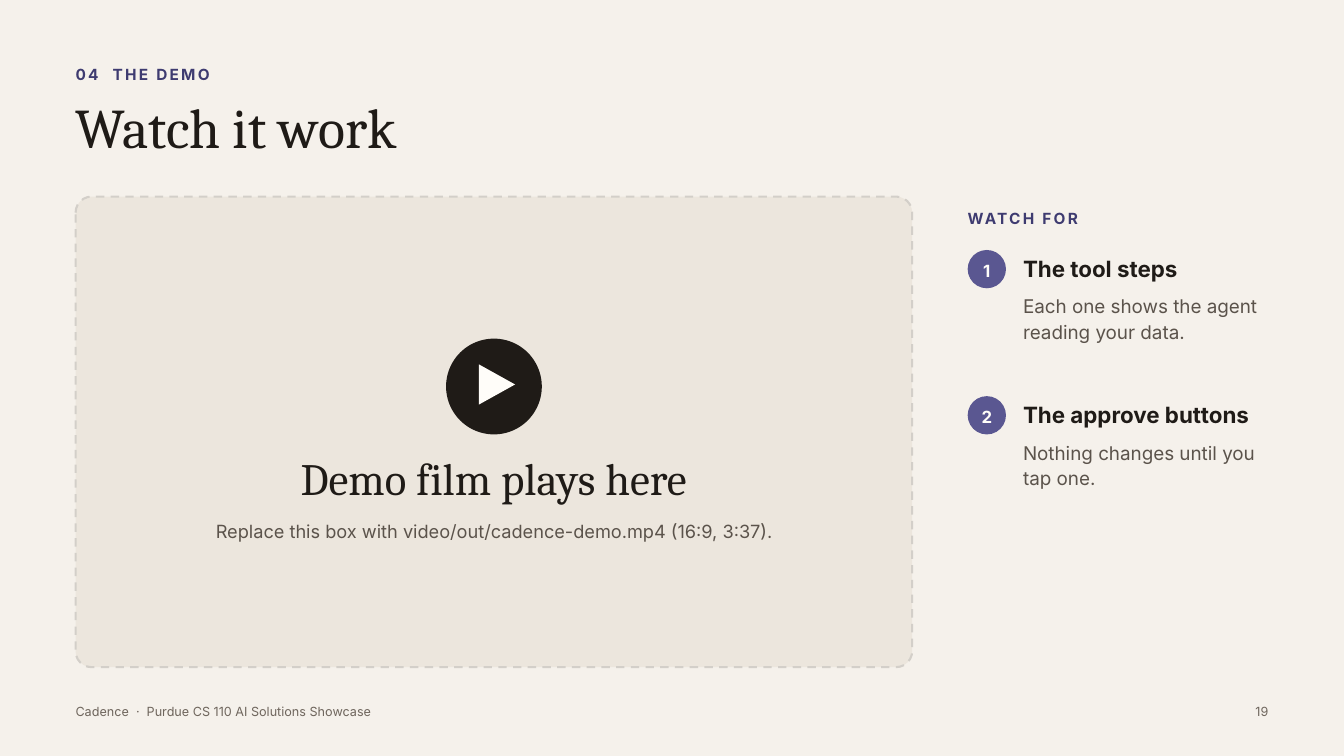
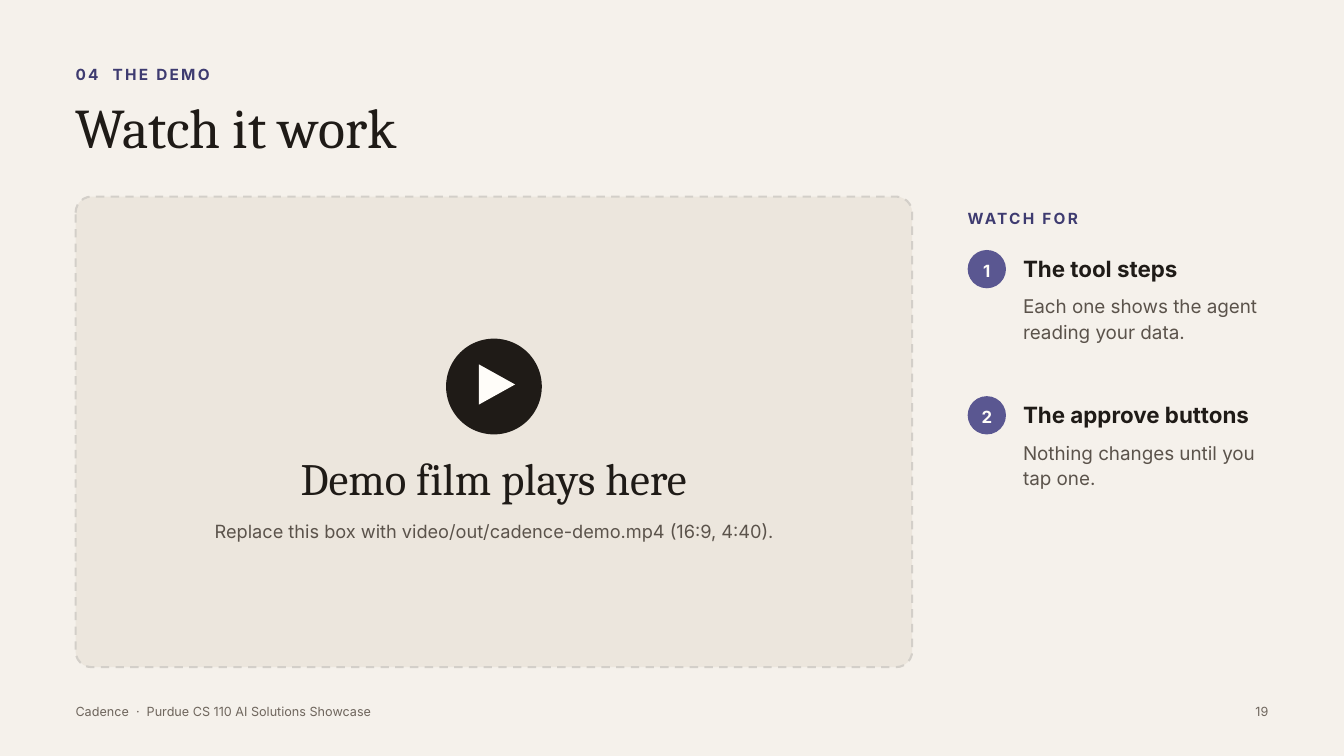
Before and after one commit to tarushvkodes/cadence, a slide deck: slide 19 of deck/Cadence-Capstone.pptx. Drawn at 1344x756 pixels with LibreOffice and Linux fonts; fonts in the diff are those of the drawing. Boxes give left, top, right and bottom in pixels: in the first picture for what was removed or moved away, otherwise in the second. Text is boxed around its words. In the diff, an @@ line names an element or a change of style, - is before the commit and + after.

```diff
--- a/deck/Cadence-Capstone.pptx
+++ b/deck/Cadence-Capstone.pptx
@@ text at [215, 523, 773, 542]: text changed @@
-Replace this box with video/out/cadence-demo.mp4 (16:9, 3:37).
+Replace this box with video/out/cadence-demo.mp4 (16:9, 4:40).
```
Also in this commit, not shown: 2 other slides changed, 5 other files.
